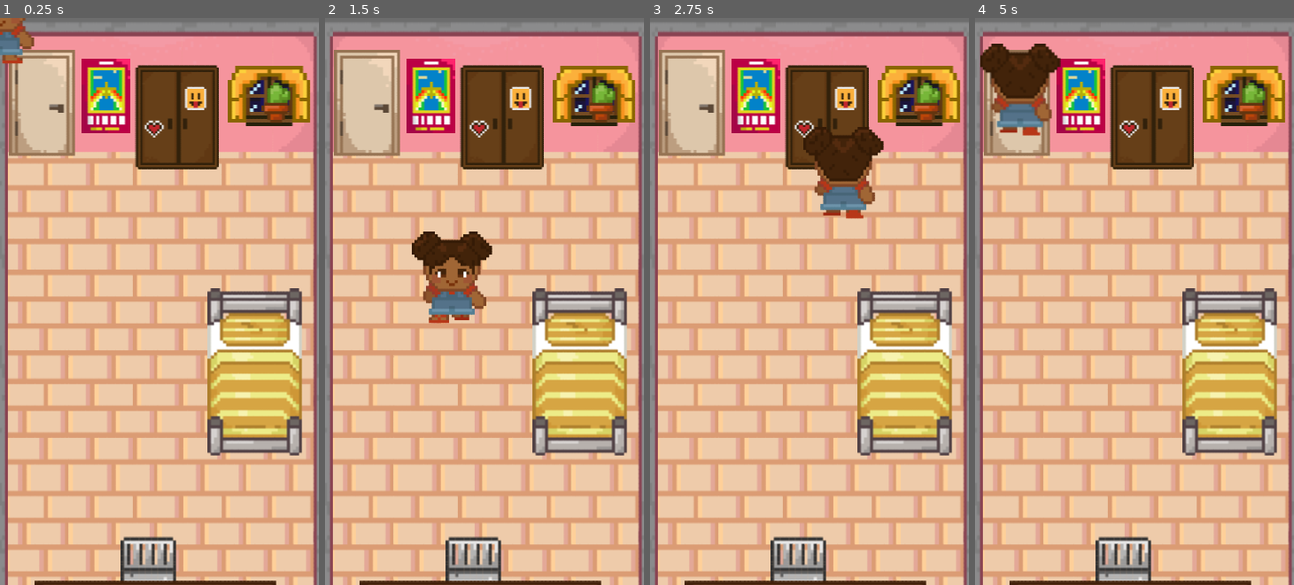
Above: before the commit, frames 1-4 (left to right).
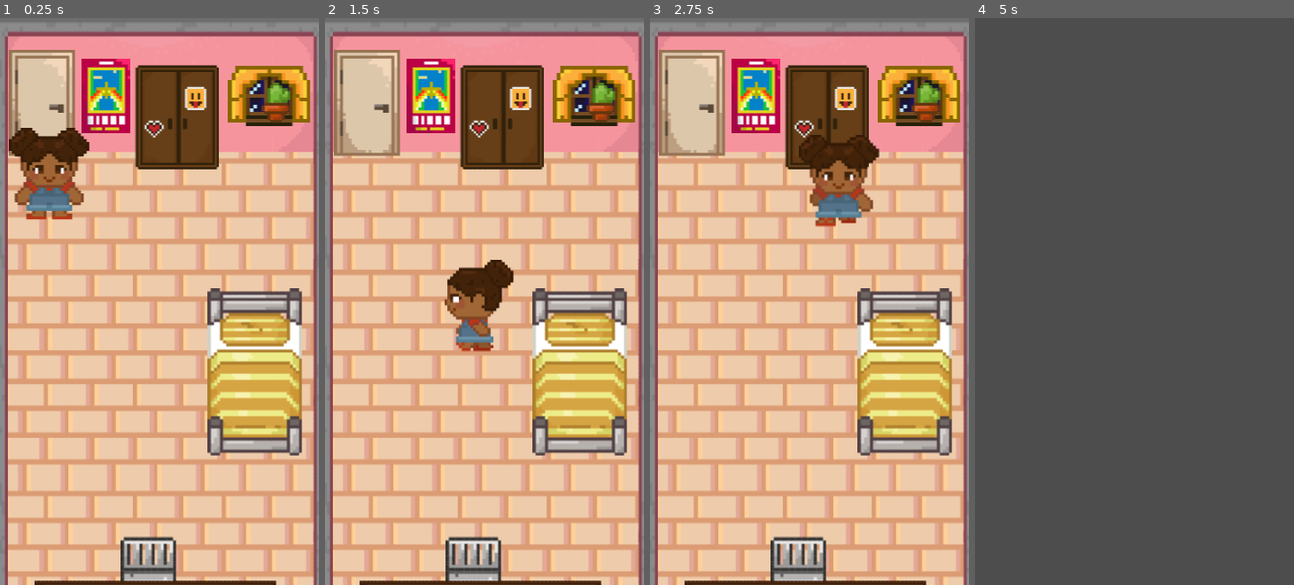
Above: after the commit, the same moments.

Repository: anacarlalima1/godot-game-hackathon
Game: Godot game, scene res://scenes/main.tscn
Same seed, same stepped clock (60 frames per second), same inputs: the game is played once before the commit and once after it. This scene is started directly instead of the project's main scene.
Inputs (mouse positions are in pixels of both pictures, inside the frame that each line leads up to):
- Up to frame 1 (0.25 s): no input
- Up to frame 2 (1.5 s): tap Enter at 0.5 s; move the mouse to (554, 273) at 0.52 s; press the mouse at (554, 273) at 0.53 s; move the mouse to (420, 329) at 1.27 s; release the mouse at (420, 329) at 1.28 s; hold A from 1.28 s (still down); click (420, 329) at 1.35 s
- Up to frame 3 (2.75 s): move the mouse to (841, 176) at 2.02 s; release A at 2.03 s; press the mouse at (841, 176) at 2.03 s
- Up to frame 4 (5 s): move the mouse to (1118, 414) at 2.77 s; release the mouse at (1118, 414) at 2.78 s; click (1118, 414) at 2.85 s; click (1134, 318) at 3.52 s; click (994, 35) at 4.27 s

The runs differ from the first frame. In frame 1, 3.6% of the frame differs, in the area x 0-29%, y 0-36%; in frame 2, 4.1%; in frame 3, 1.8%; in frame 4, 99%, in the area x 0-100%, y 0-100%.

Commit message:
adicionando passagem de cenas

Diff:
--- a/scenes/bedroom.tscn
+++ b/scenes/bedroom.tscn
@@ -1,5 +1,6 @@
-[gd_scene load_steps=16 format=3 uid="uid://ce2b215fqxjil"]
+[gd_scene load_steps=21 format=3 uid="uid://ce2b215fqxjil"]
 
+[ext_resource type="Script" path="res://scripts/bedroom.gd" id="1_2ql8c"]
 [ext_resource type="Texture2D" uid="uid://cb1bap5anlw2k" path="res://sprites-bedroom/piso.png" id="1_a11yt"]
 [ext_resource type="Texture2D" uid="uid://dlyag7n57pk2l" path="res://sprites-bedroom/parede.png" id="2_274e4"]
 [ext_resource type="Texture2D" uid="uid://dkcjnjbq62yt0" path="res://sprites-bedroom/moldura.png" id="3_mv8h8"]
@@ -13,12 +14,48 @@
 [ext_resource type="Texture2D" uid="uid://dn22gcmacr3h" path="res://sprites-bedroom/cama.png" id="11_hcwm4"]
 [ext_resource type="Texture2D" uid="uid://b4umug04l0vy8" path="res://sprites-bedroom/foguete.png" id="12_ysmat"]
 [ext_resource type="Texture2D" uid="uid://dkx5swbjnjjjm" path="res://sprites-bedroom/computador.png" id="13_k60cl"]
+[ext_resource type="Texture2D" uid="uid://cdmytbwhw8y78" path="res://sprites-bedroom/presente-fechado.png" id="14_cyyct"]
+[ext_resource type="Texture2D" uid="uid://bsvqw4k3m5yn7" path="res://sprites-bedroom/presente-aberto.png" id="15_cpeug"]
+[ext_resource type="Texture2D" uid="uid://btdu3fcx1ppmb" path="res://sprites-bedroom/livro-fechado.png" id="16_y13wc"]
+[ext_resource type="Texture2D" uid="uid://4ydfw5jqo8f8" path="res://sprites-bedroom/livro-aberto.png" id="17_d22g4"]
 
-[sub_resource type="RectangleShape2D" id="RectangleShape2D_vnpaw"]
-size = Vector2(272, 80)
+[sub_resource type="SpriteFrames" id="SpriteFrames_y2eja"]
+animations = [{
+"frames": [{
+"duration": 1.0,
+"texture": ExtResource("16_y13wc")
+}],
+"loop": true,
+"name": &"book_closed",
+"speed": 5.0
+}, {
+"frames": [{
+"duration": 1.0,
+"texture": ExtResource("17_d22g4")
+}],
+"loop": true,
+"name": &"book_open",
+"speed": 5.0
+}]
 
-[sub_resource type="RectangleShape2D" id="RectangleShape2D_8iexh"]
-size = Vector2(112, 192)
+[sub_resource type="SpriteFrames" id="SpriteFrames_bdrcm"]
+animations = [{
+"frames": [{
+"duration": 1.0,
+"texture": ExtResource("14_cyyct")
+}],
+"loop": true,
+"name": &"present_closed",
+"speed": 5.0
+}, {
+"frames": [{
+"duration": 1.0,
+"texture": ExtResource("15_cpeug")
+}],
+"loop": true,
+"name": &"present_open",
+"speed": 5.0
+}]
 
 [node name="Bedroom" type="Control"]
 layout_mode = 3
@@ -26,6 +63,7 @@
 offset_top = 96.0
 offset_right = 40.0
 offset_bottom = 136.0
+script = ExtResource("1_2ql8c")
 
 [node name="Painel" type="ColorRect" parent="."]
 custom_minimum_size = Vector2(360, 640)
@@ -83,24 +121,25 @@
 position = Vector2(176, 584)
 texture = ExtResource("10_8eg1a")
 
-[node name="StaticBody2D" type="StaticBody2D" parent="Escrivaninha"]
-
-[node name="CollisionShape2D" type="CollisionShape2D" parent="Escrivaninha/StaticBody2D"]
-shape = SubResource("RectangleShape2D_vnpaw")
-
 [node name="Cama" type="Sprite2D" parent="."]
 position = Vector2(288, 304)
 texture = ExtResource("11_hcwm4")
 
-[node name="StaticBody2D" type="StaticBody2D" parent="Cama"]
-
-[node name="CollisionShape2D" type="CollisionShape2D" parent="Cama/StaticBody2D"]
-shape = SubResource("RectangleShape2D_8iexh")
-
 [node name="Foguete" type="Sprite2D" parent="."]
-position = Vector2(240, 592)
+position = Vector2(264, 592)
 texture = ExtResource("12_ysmat")
 
 [node name="Computador" type="Sprite2D" parent="."]
-position = Vector2(104, 584)
+position = Vector2(80, 584)
 texture = ExtResource("13_k60cl")
+
+[node name="Livro" type="AnimatedSprite2D" parent="."]
+position = Vector2(176, 576)
+sprite_frames = SubResource("SpriteFrames_y2eja")
+animation = &"book_closed"
+
+[node name="Presente" type="AnimatedSprite2D" parent="."]
+visible = false
+position = Vector2(160, 576)
+sprite_frames = SubResource("SpriteFrames_bdrcm")
+animation = &"present_closed"
--- a/scenes/main.tscn
+++ b/scenes/main.tscn
@@ -8,3 +8,4 @@
 [node name="Bedroom" parent="." instance=ExtResource("1_ibmkt")]
 
 [node name="Player" parent="." instance=ExtResource("2_y8ci3")]
+position = Vector2(56, 176)
--- /dev/null
+++ b/scenes/menu.tscn
@@ -0,0 +1,28 @@
+[gd_scene load_steps=3 format=3 uid="uid://be6cuocspeugx"]
+
+[ext_resource type="Script" path="res://scripts/menu.gd" id="1_mt1st"]
+[ext_resource type="Texture2D" uid="uid://8fs23c6k3j8s" path="res://sprites-menu/menu 1.png" id="1_nqt56"]
+
+[node name="Menu" type="Control"]
+layout_mode = 3
+anchors_preset = 0
+offset_right = 40.0
+offset_bottom = 40.0
+script = ExtResource("1_mt1st")
+
+[node name="Capa" type="TextureButton" parent="."]
+layout_mode = 0
+offset_top = 16.0
+offset_right = 361.0
+offset_bottom = 657.0
+texture_normal = ExtResource("1_nqt56")
+
+[node name="Inicio" type="TextureButton" parent="."]
+layout_mode = 0
+offset_right = 40.0
+offset_bottom = 40.0
+
+[node name="History" type="TextureButton" parent="."]
+layout_mode = 0
+offset_right = 40.0
+offset_bottom = 40.0
--- a/scenes/tictactoe.tscn
+++ b/scenes/tictactoe.tscn
@@ -1,9 +1,5 @@
-[gd_scene load_steps=2 format=3 uid="uid://bolr7mm0j2bgv"]
-
-[ext_resource type="Script" path="res://scripts/tictactoe.gd" id="1_xvayx"]
+[gd_scene format=3 uid="uid://bkr3lj7gysk7r"]
 
 [node name="Tictactoe" type="GridContainer"]
 offset_right = 40.0
 offset_bottom = 40.0
-columns = 3
-script = ExtResource("1_xvayx")
--- a/scenes/tile.tscn
+++ b/scenes/tile.tscn
@@ -9,3 +9,4 @@
 script = ExtResource("1_hrkln")
 
 [node name="TileSprite" type="Sprite2D" parent="."]
+position = Vector2(80, 72)
--- a/scripts/bedroom.gd
+++ b/scripts/bedroom.gd
@@ -1,19 +1,28 @@
-extends Node2D
+extends Control
+
+var book: AnimatedSprite2D
+var timer: Timer
 
 func _ready():
-	# Obter as dimensões da viewport
-	var viewport_size = get_viewport_rect().size
+	book = $Livro
+	timer = Timer.new()
+	add_child(timer)
 
-	# Ajustar o tamanho e posição do TextureRect "Wall" para cobrir a parte superior da tela
-	var wall = $Wall
-	wall.rect_min_size = viewport_size
-	wall.rect_size = Vector2(viewport_size.x, viewport_size.y * 0.5)
-	wall.stretch_mode = TextureRect.STRETCH_KEEP_ASPECT_COVERED
-	wall.rect_position = Vector2(0, 0)  # Posição na parte superior
+	# Inicialmente, o livro é visível e fechado
+	book.play("book_closed")
+	print("Script está pronto.")
 
-	# Ajustar o tamanho e posição do TextureRect "Floor" para cobrir a parte inferior da tela
-	var floor = $Floor
-	floor.rect_min_size = viewport_size
-	floor.rect_size = Vector2(viewport_size.x, viewport_size.y * 0.5)
-	floor.stretch_mode = TextureRect.STRETCH_KEEP_ASPECT_COVERED
-	floor.rect_position = Vector2(0, viewport_size.y * 0.5)  # Posição na parte inferior
+func _input(event):
+	if event is InputEventKey and event.pressed and event.keycode == Key.KEY_A:
+		print("Tecla A pressionada.")
+		if book.animation == "book_closed":
+			book.play("book_open")
+			print("Livro foi aberto!")
+			timer.wait_time = 2.0  # Define o tempo de espera em segundos
+			timer.one_shot = true
+			timer.connect("timeout", Callable(self, "_on_timer_timeout"))
+			timer.start()
+
+func _on_timer_timeout():
+	print("Mudando para a próxima cena.")
+	get_tree().change_scene_to_file("res://scenes/menu.tscn")
--- /dev/null
+++ b/scripts/menu.gd
@@ -0,0 +1,36 @@
+extends Control
+
+# Array para armazenar as sprites
+var sprites = []
+var current_sprite_index = 0
+
+func _ready():
+	# Adicione as sprites ao array
+	sprites.append($Capa)
+	sprites.append($Inicio)
+	sprites.append($History)
+
+	# Inicialmente, mostre apenas a primeira sprite
+	show_sprite(current_sprite_index)
+
+	# Conecte o sinal de clique das sprites ao método _on_sprite_pressed
+	for sprite in sprites:
+		sprite.connect("pressed", Callable(self, "_on_sprite_pressed"))
+
+func _on_sprite_pressed():
+	# Oculta a sprite atual
+	sprites[current_sprite_index].hide()
+
+	# Avança para a próxima sprite
+	current_sprite_index = (current_sprite_index + 1) % sprites.size()
+
+	# Mostra a próxima sprite
+	show_sprite(current_sprite_index)
+
+func show_sprite(index):
+	# Oculta todas as sprites
+	for sprite in sprites:
+		sprite.hide()
+
+	# Mostra a sprite especificada
+	sprites[index].show()
Not shown: 1 places in scenes/tile.tscn that only renumber resources
Empty file added: scripts/main.gd
Binary file added: sprites-bedroom/livro-aberto.png
Not shown, added: sprites-bedroom/livro-aberto.png.import
Binary file added: sprites-bedroom/livro-fechado.png
Not shown, added: sprites-bedroom/livro-fechado.png.import
Binary file added: sprites-bedroom/presente-aberto.png
Not shown, added: sprites-bedroom/presente-aberto.png.import
Binary file added: sprites-bedroom/presente-fechado.png
Not shown, added: sprites-bedroom/presente-fechado.png.import
Binary file added: sprites-menu/ada lovelace_retrato.png
Not shown, added: sprites-menu/ada lovelace_retrato.png.import
(and 6 more such lines)
